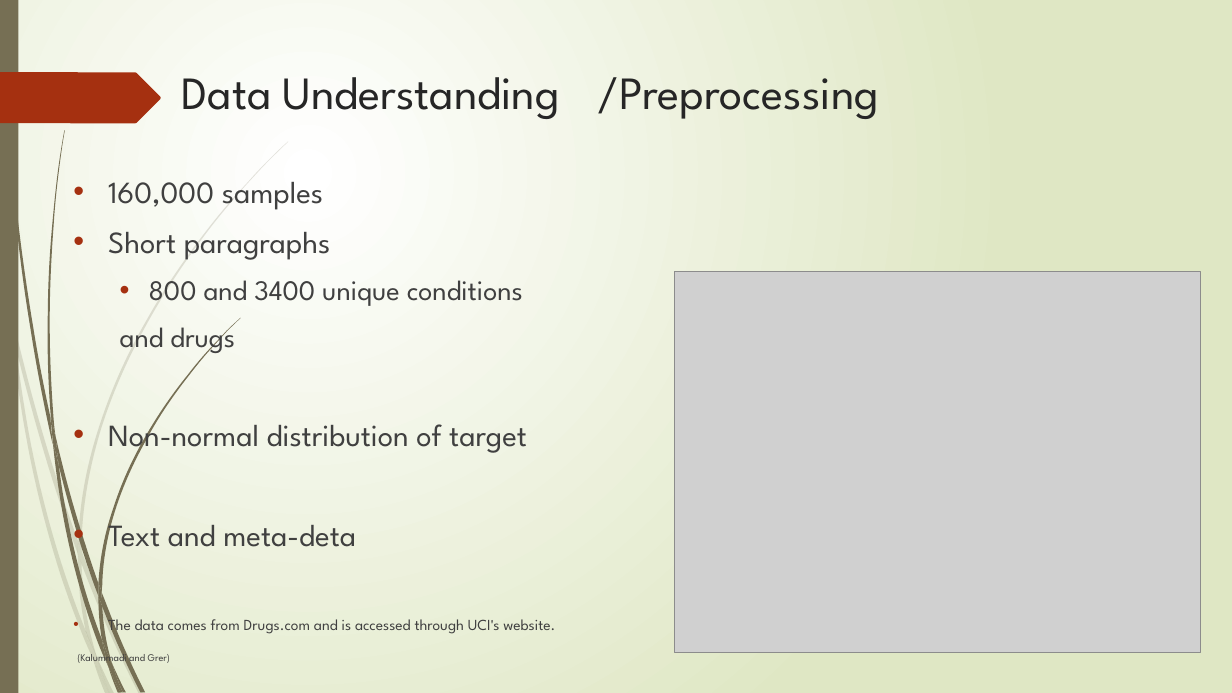
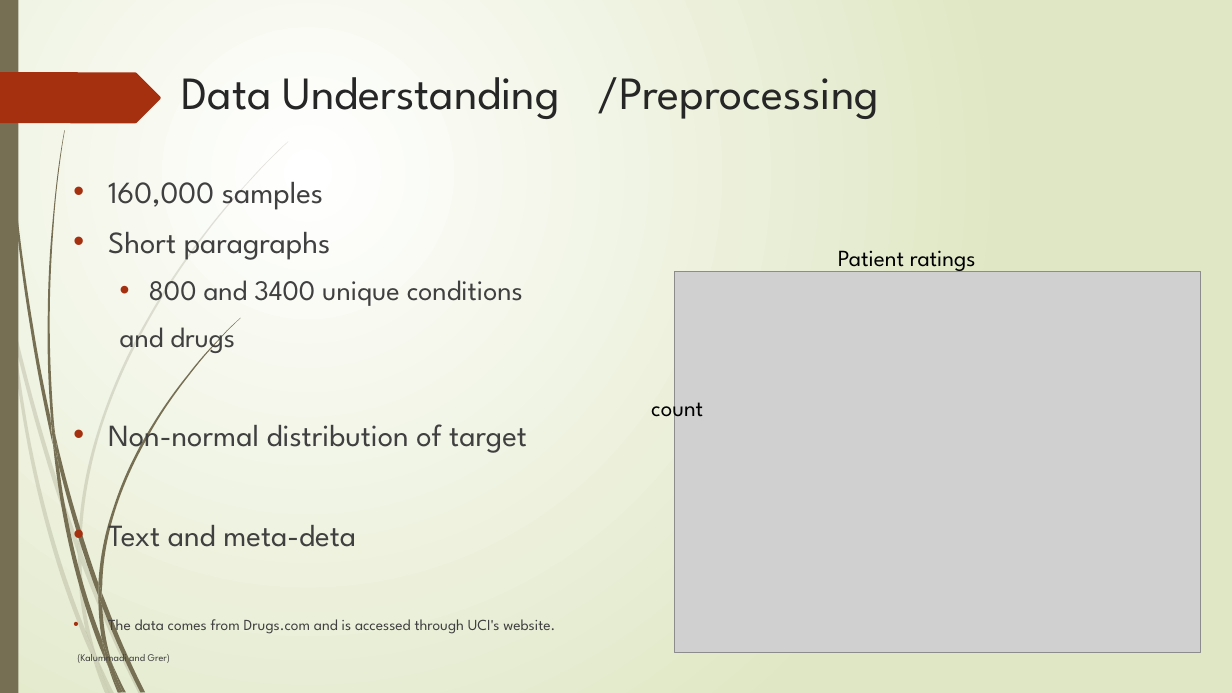
Before and after one commit to jmarksk/DrugReviewAnalysis, a slide deck: slide 3 of Presentation1.pptx. Drawn at 1232x693 pixels with LibreOffice and Linux fonts; fonts in the diff are those of the drawing; grey boxes stand for pictures. Boxes give left, top, right and bottom in pixels: in the first picture for what was removed or moved away, otherwise in the second. Text is boxed around its words. In the diff, an @@ line names an element or a change of style, - is before the commit and + after.

```diff
--- a/Presentation1.pptx
+++ b/Presentation1.pptx
@@ text added at [838,250,976,272], 18 pt, text #000000 @@
+Patient ratings
@@ text added at [651,393,703,423], 18 pt, text #000000 @@
+count
```
Also in this commit, not shown: 2 other files.
